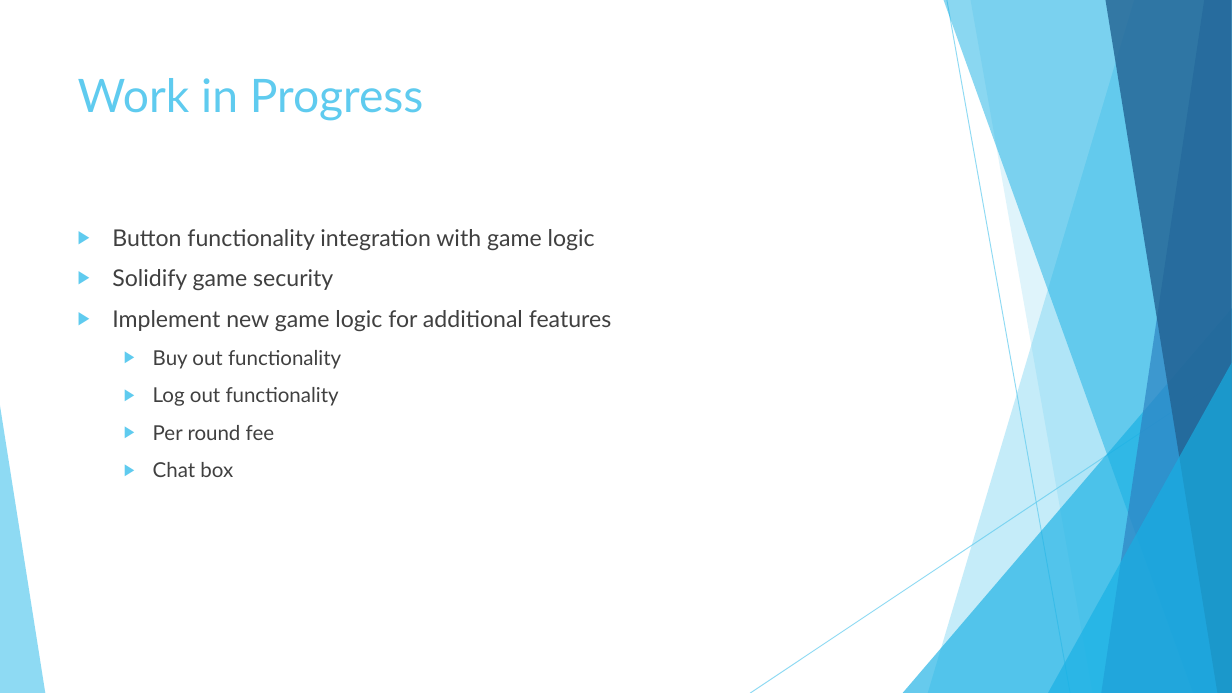
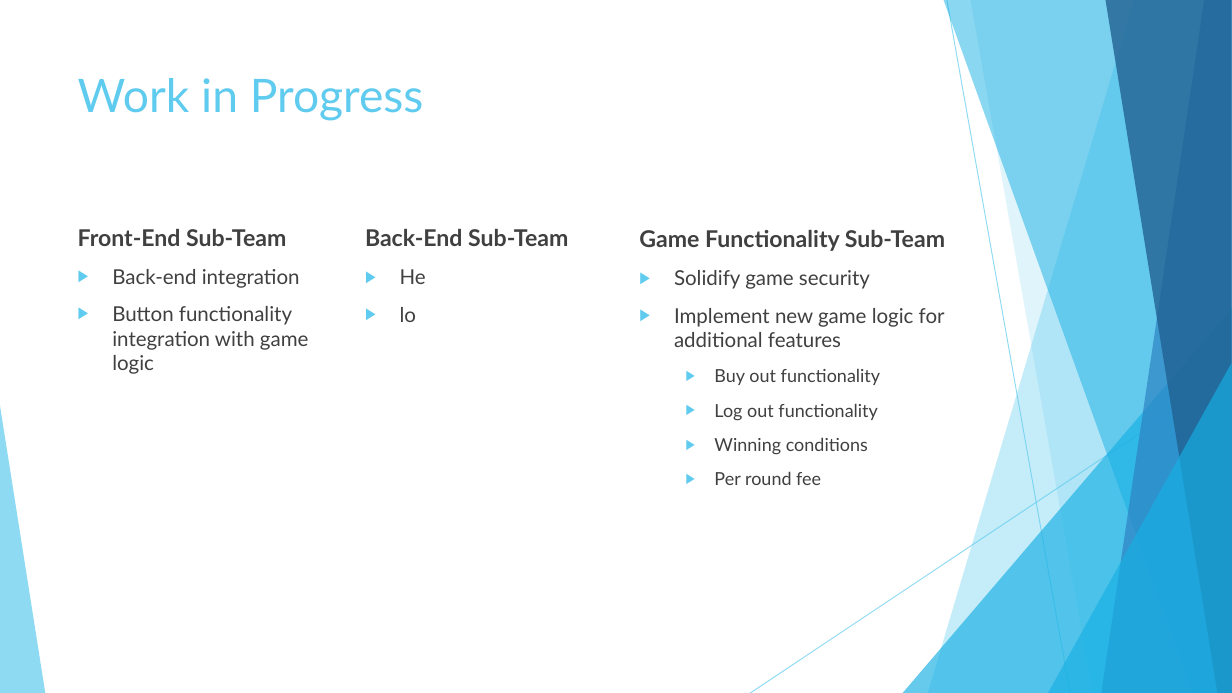
Before and after one commit to fazeelabbasi/CRASH, a slide deck: slide 10 of docs/CMPE 320 Final Group Presentation.pptx (slide 9 before the commit). Drawn at 1232x693 pixels with LibreOffice and Linux fonts; fonts in the diff are those of the drawing. Boxes give left, top, right and bottom in pixels: in the first picture for what was removed or moved away, otherwise in the second. Text is boxed around its words. In the diff, an @@ line names an element or a change of style, - is before the commit and + after.

```diff
--- a/docs/CMPE 320 Final Group Presentation.pptx
+++ b/docs/CMPE 320 Final Group Presentation.pptx
@@ text at (78,229,300,288): paragraphs added @@
+Front-End Sub-Team
+▶ Back-end integration
@@ text added at (365,229,568,322), 18 pt, text #404040, bold @@
+Back-End Sub-Team
+▶ He
+▶ lo
@@ text added at (639,230,945,485), 14 pt, text #404040 @@
+Game Functionality Sub-Team
+▶ Solidify game security
+▶ Implement new game logic for additional features
+  ▶ Buy out functionality
+  ▶ Log out functionality
+  ▶ Winning conditions
+  ▶ Per round fee
@@ text at (112,269,611,477): paragraphs removed @@
-▶ Solidify game security
-▶ Implement new game logic for additional features
-  ▶ Buy out functionality
-  ▶ Log out functionality
-  ▶ Per round fee
-  ▶ Chat box
@@ text at (112,306,308,374): size 18 to 16 pt in "Button functionality integration with game logic" @@
```
Also in this commit, not shown: 5 other slides changed, 3 slides added, 2 slides removed, 5 other files.
